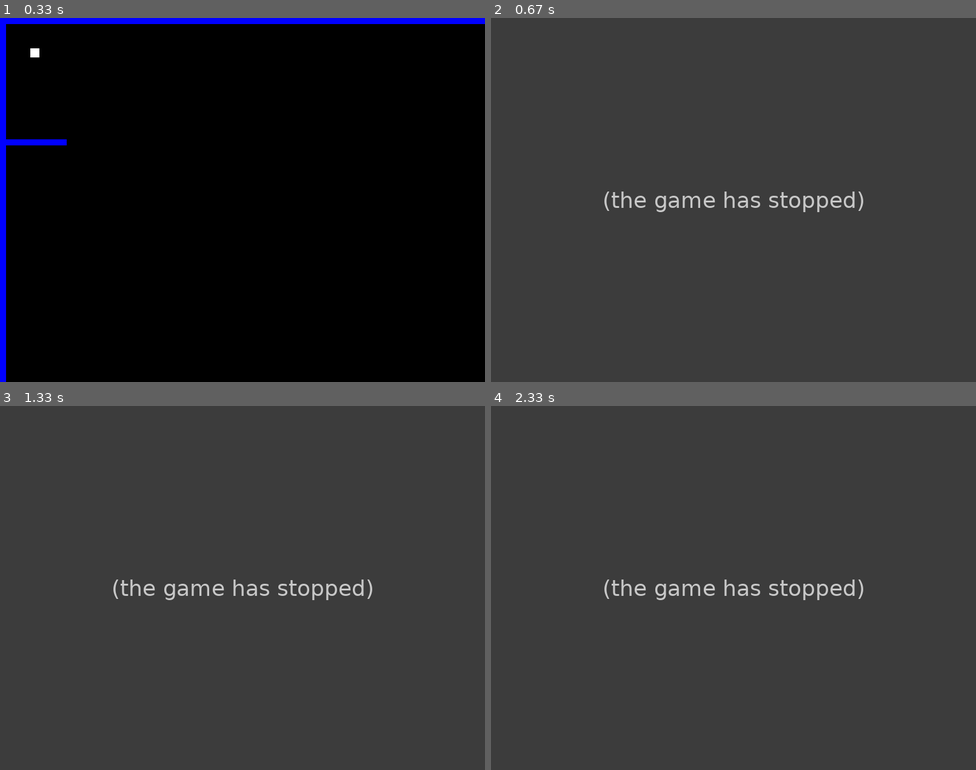
Above: before the commit, frames 1-4 (two rows, left to right).
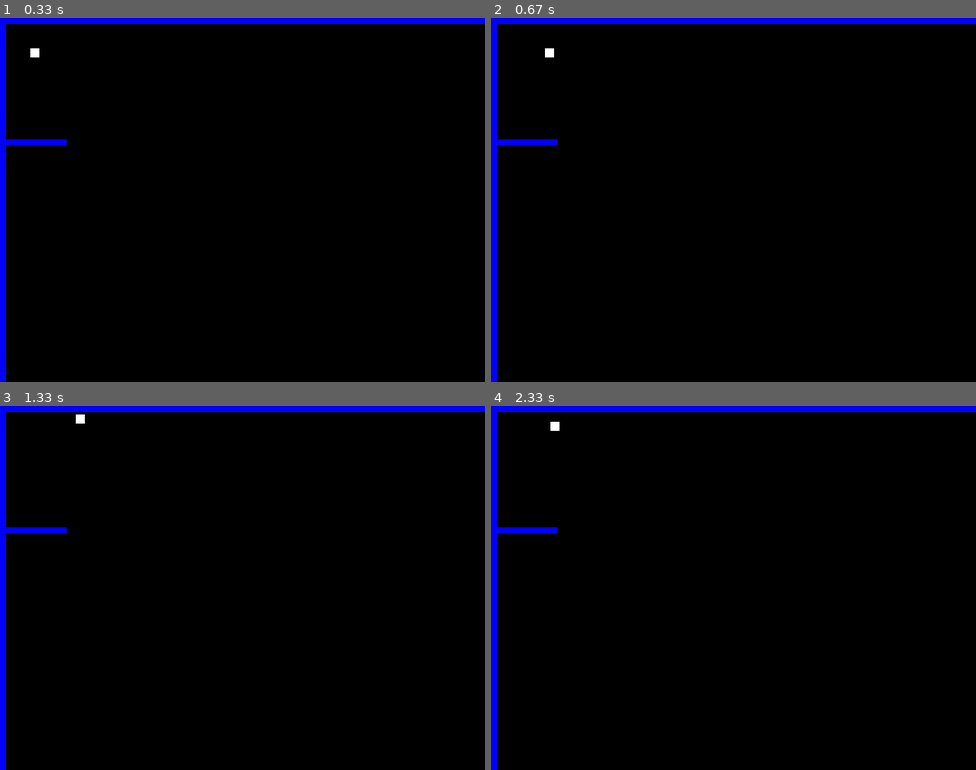
Above: after the commit, the same moments.

Repository: sondretre/PYgame_skoleoppgave
Game: pygame game, started from 1.Sprites.py
Two runs of this game, one before a commit and one after it. Both use one fixed random seed, a clock stepped at 60 frames per second and the inputs below.
Inputs:
- Up to frame 1 (0.33 s): no input
- Up to frame 2 (0.67 s): hold Right from 0.33 s (still down)
- Up to frame 3 (1.33 s): release Right at 0.8 s; hold Up 0.83-1.13 s; hold Right from 1.17 s (still down)
- Up to frame 4 (2.33 s): release Right at 1.63 s; hold Left 1.67-2.2 s; hold Down from 2.23 s (still down)

Frame 1 is identical in both runs. In frame 2, 100% of the frame differs, in the area x 0-100%, y 0-100%; in frame 3, 100%; in frame 4, 100%.
Error before the commit: TypeError: Player.changespeed() missing 1 required positional argument: 'y' (1.Sprites.py li...; the game stopped at 0.35 s (later frames are placeholders)

Commit message:
test fungerer

Diff:
--- a/1.Sprites.py
+++ b/1.Sprites.py
@@ -107,24 +107,24 @@
 
         elif event.type == pygame.KEYDOWN:
             if event.key == pygame.K_LEFT:
-                player.changespeed(-3.0)
+                player.changespeed(-3,0)
             elif event.key == pygame.K_RIGHT:
-                player.changespeed(3.0)
+                player.changespeed(3,0)
             elif event.key == pygame.K_UP:
-                player.changespeed(0.-3)
+                player.changespeed(0,-3)
             elif event.key == pygame.K_DOWN:
-                player.changespeed(0.3)
+                player.changespeed(0,3)
 
 
         elif event.type == pygame.KEYUP:
             if event.key == pygame.K_LEFT:
-                player.changespeed(3.0)
+                player.changespeed(3,0)
             elif event.key == pygame.K_RIGHT:
-                player.changespeed(-3.0)
+                player.changespeed(-3,0)
             elif event.key == pygame.K_UP:
-                player.changespeed(0.3)
+                player.changespeed(0,3)
             elif event.key == pygame.K_DOWN:
-                player.changespeed(0.-3)
+                player.changespeed(0,-3)
     player.update(wall_list)
 
     screen.fill(black)
